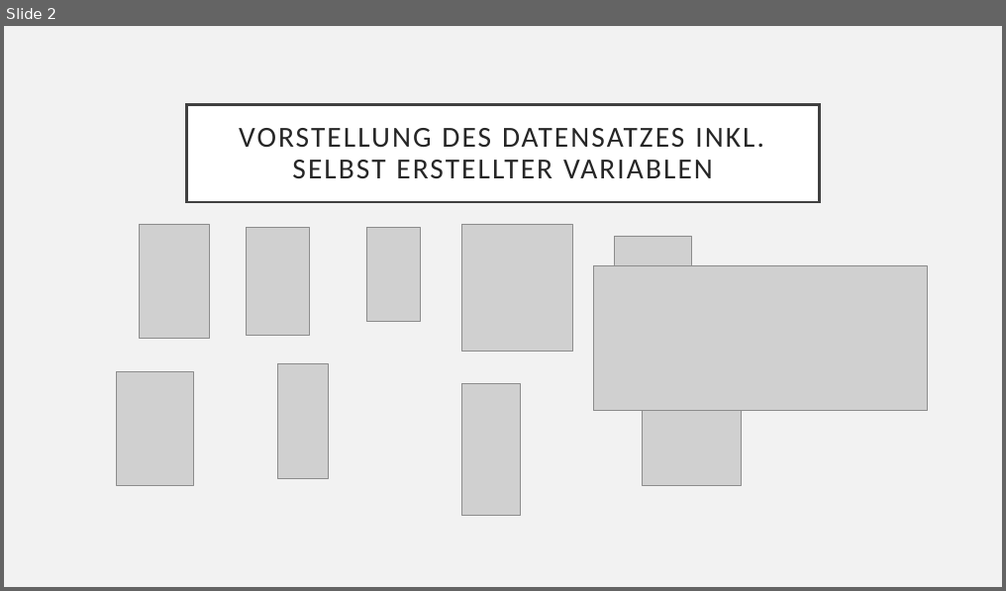
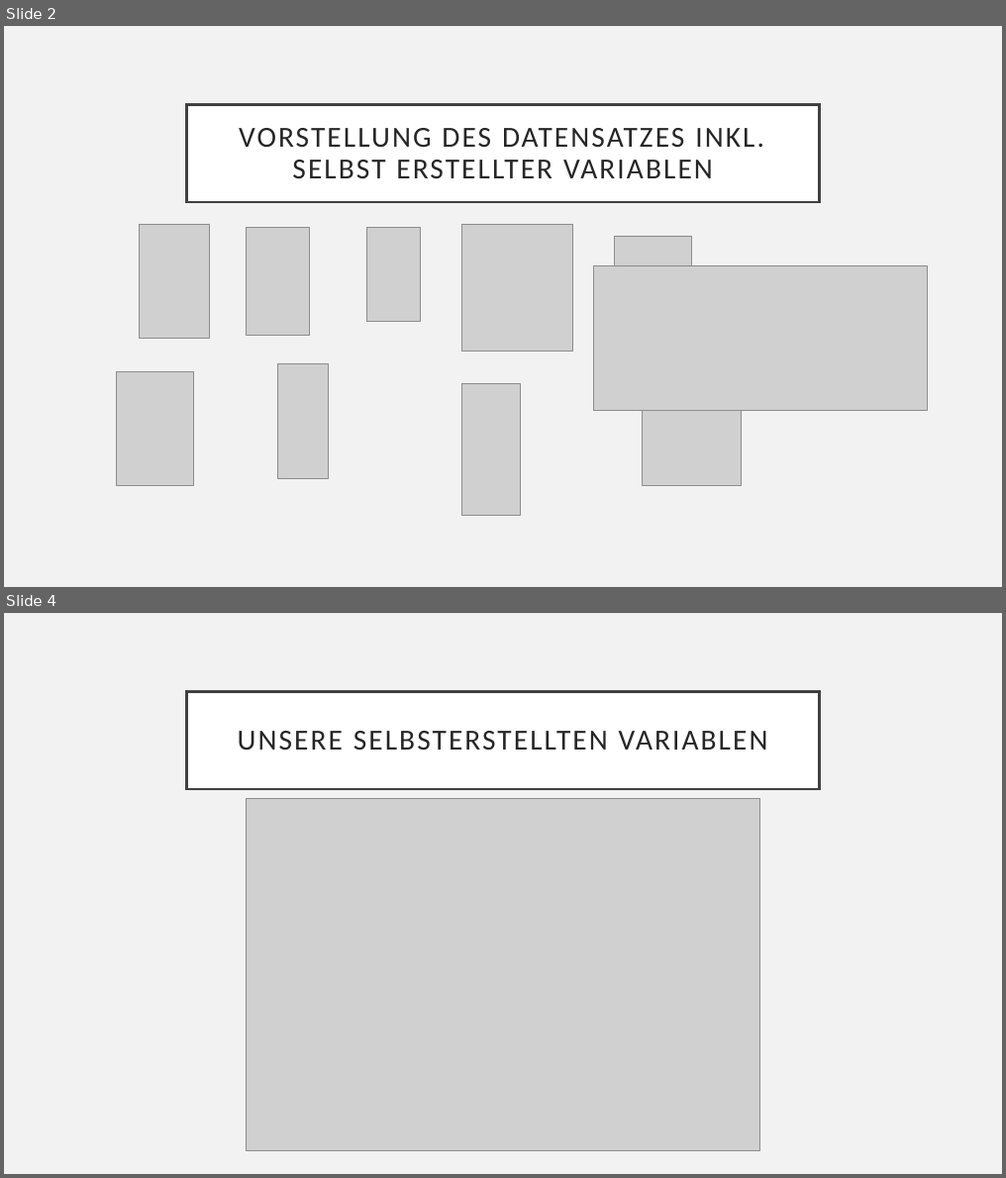
Before and after one commit to Tasinger/gruppe-2-projekt, a slide deck: Präsentation Gruppe 2.pptx. Shown one above the other, each under a label of ours: slide 2 before the commit, slides 2 and 4 after it; the slides between them are not shown. The pictures are 1006x591 and 1006x1178 pixels, drawn with LibreOffice and Linux fonts; fonts in the diff are those of the drawing; grey boxes stand for pictures. Boxes give left, top, right and bottom in pixels: in the first picture for what was removed or moved away, otherwise in the second. Text is boxed around its words. In the diff, an @@ line names an element or a change of style, - is before the commit and + after.

```diff
--- a/Präsentation Gruppe 2.pptx
+++ b/Präsentation Gruppe 2.pptx
@@ slide 4 added at (4, 613, 1002, 1174), background #F2F2F2 @@
@@ title added at (187, 691, 819, 789), fill #FFFFFF, outline #404040 2.5 pt, 28 pt, text #262626 @@
+UNSERE SELBSTERSTELLTEN VARIABLEN
@@ picture added at (246, 799, 760, 1151) @@
```
Also in this commit, not shown: 2 slides changed, 1 other file.
